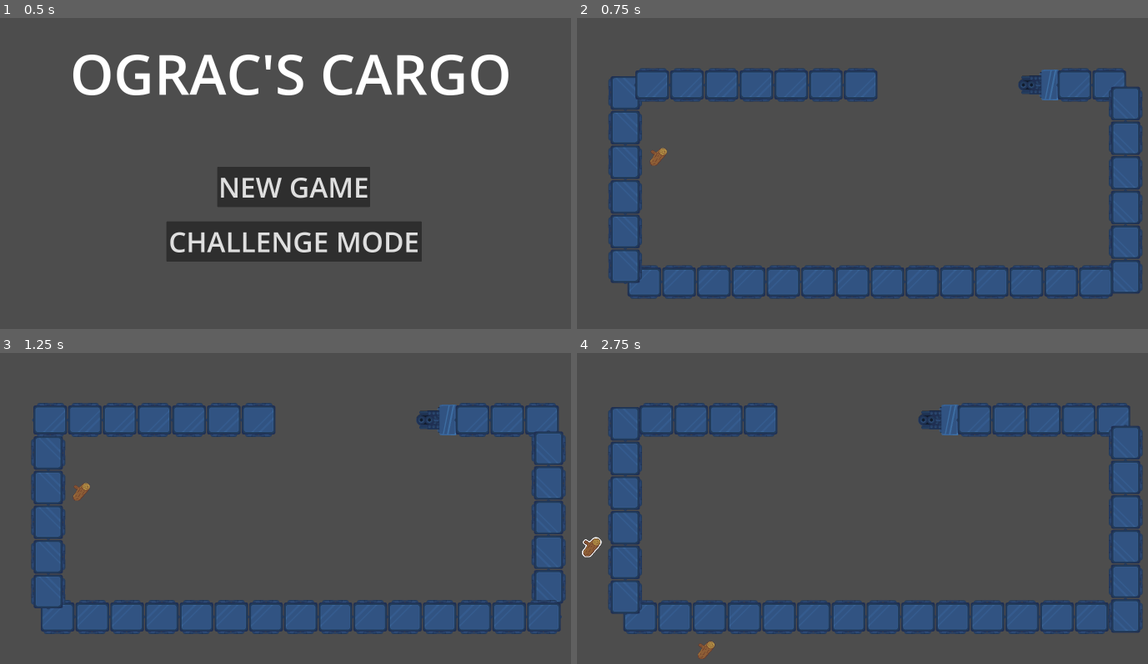
Above: before the commit, frames 1-4 (two rows, left to right).
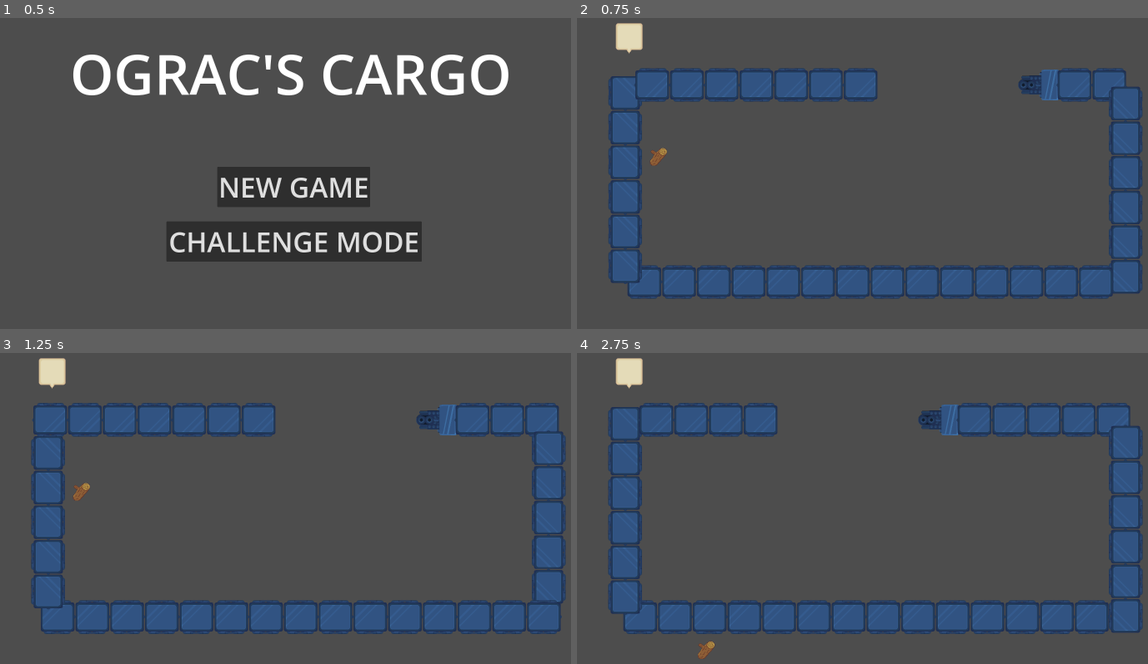
Above: after the commit, the same moments.

Repository: decadentpig/GMTK2025
Game: Godot game, scene res://main_menu.tscn
The game is run twice, just before and just after one commit, with the same random seed, the same clock (stepped at 60 frames per second) and the same inputs.
Inputs (mouse positions are in pixels of both pictures, inside the frame that each line leads up to):
- Up to frame 1 (0.5 s): no input
- Up to frame 2 (0.75 s): click "CHALLENGE MODE" at 0.5 s
- Up to frame 3 (1.25 s): no input
- Up to frame 4 (2.75 s): move the mouse to (656, 492) at 1.27 s; click (656, 492) at 1.35 s; move the mouse to (594, 545) at 2.02 s; click (594, 545) at 2.1 s

Frame 1 is identical in both runs. In frame 2, 0.4% of the frame differs, in the area x 6-12%, y 1-12%; in frame 3, 0.4%; in frame 4, 0.6%, in the area x 0-12%, y 1-66%.

Commit message:
Clickable contract node

Diff:
--- a/Scenes/carriage_prefab.tscn
+++ b/Scenes/carriage_prefab.tscn
@@ -69,7 +69,7 @@
 
 [node name="AnimatedSprite2D" type="AnimatedSprite2D" parent="."]
 sprite_frames = SubResource("SpriteFrames_vekch")
-frame_progress = 0.428972
+frame_progress = 0.896071
 
 [node name="Area2D" type="Area2D" parent="."]
 
--- a/Scenes/raw_resource_prefab.tscn
+++ b/Scenes/raw_resource_prefab.tscn
@@ -4,7 +4,7 @@
 [ext_resource type="Texture2D" uid="uid://r11cppd6bih2" path="res://Assets/Icon-Wood.png" id="2_nadkk"]
 
 [sub_resource type="RectangleShape2D" id="RectangleShape2D_nadkk"]
-size = Vector2(62, 66)
+size = Vector2(94, 91)
 
 [node name="Raw_Resource_Node" type="RigidBody2D"]
 input_pickable = true
@@ -15,6 +15,7 @@
 texture = ExtResource("2_nadkk")
 
 [node name="CollisionShape2D" type="CollisionShape2D" parent="."]
+position = Vector2(0, -0.5)
 shape = SubResource("RectangleShape2D_nadkk")
 debug_color = Color(0.978587, 0.103414, 0.263825, 0.42)
 
--- /dev/null
+++ b/Scripts/contract_node.gd
@@ -0,0 +1,20 @@
+extends RigidBody2D
+class_name Contract_Node
+
+var selected_by_player: bool = false
+
+@onready var sprite2d = get_node("Sprite2D")
+
+@onready var highlighted_material = preload("res://Scenes/resource_highlight_material.material")
+
+func toggle_player_select():
+	if selected_by_player:
+		selected_by_player = false
+		sprite2d.material = null
+	elif !selected_by_player:
+		selected_by_player = true
+		sprite2d.material = highlighted_material
+
+func _on_input_event(viewport: Node, event: InputEvent, shape_idx: int) -> void:
+	if event is InputEventMouseButton and Input.is_action_just_pressed("Click"):
+		toggle_player_select()
--- a/scene.tscn
+++ b/scene.tscn
@@ -1,8 +1,10 @@
-[gd_scene load_steps=5 format=3 uid="uid://d2vvaaur2r211"]
+[gd_scene load_steps=8 format=3 uid="uid://d2vvaaur2r211"]
 
 [ext_resource type="Script" uid="uid://ca3vd21cdbsob" path="res://Scripts/train_manager.gd" id="1_3253y"]
 [ext_resource type="Script" uid="uid://djyec5cwx160w" path="res://game_manager.gd" id="1_u3cyc"]
+[ext_resource type="Script" uid="uid://bbw1uxq61h1fd" path="res://Scripts/contract_node.gd" id="4_m7jmp"]
 [ext_resource type="Texture2D" uid="uid://dhub01kk6a2gc" path="res://Assets/Train-Engine.png" id="4_u3cyc"]
+[ext_resource type="Texture2D" uid="uid://bcr0elw31uwe5" path="res://Assets/Customer-Speechbox.png" id="5_y2354"]
 
 [sub_resource type="Curve2D" id="Curve2D_u3cyc"]
 bake_interval = 0.01
@@ -10,6 +12,9 @@
 "points": PackedVector2Array(0, 0, 0, 0, 300, 320, 0, 0, 0, 0, 300, 1030, 0, 0, 0, 0, 2100, 1030, 0, 0, 0, 0, 2100, 320, 0, 0, 0, 0, 300, 320)
 }
 point_count = 5
+
+[sub_resource type="RectangleShape2D" id="RectangleShape2D_ni31j"]
+size = Vector2(116, 120)
 
 [node name="Scene" type="Node2D"]
 
@@ -27,3 +32,18 @@
 
 [node name="Sprite2D" type="Sprite2D" parent="Path2D/Train"]
 texture = ExtResource("4_u3cyc")
+
+[node name="Contract_Node" type="RigidBody2D" parent="."]
+position = Vector2(314, 145)
+input_pickable = true
+gravity_scale = 0.0
+script = ExtResource("4_m7jmp")
+
+[node name="Sprite2D" type="Sprite2D" parent="Contract_Node"]
+texture = ExtResource("5_y2354")
+
+[node name="CollisionShape2D" type="CollisionShape2D" parent="Contract_Node"]
+position = Vector2(1, 3)
+shape = SubResource("RectangleShape2D_ni31j")
+
+[connection signal="input_event" from="Contract_Node" to="Contract_Node" method="_on_input_event"]
Not shown, added: Assets/Effect-Click.png.import
Not shown, added: Assets/Factory1.png.import
Not shown, added: Assets/Factory2.png.import
Not shown, added: Assets/Factory3.png.import
Not shown, added: Assets/Factory4.png.import
Not shown, added: Scripts/contract_node.gd.uid
